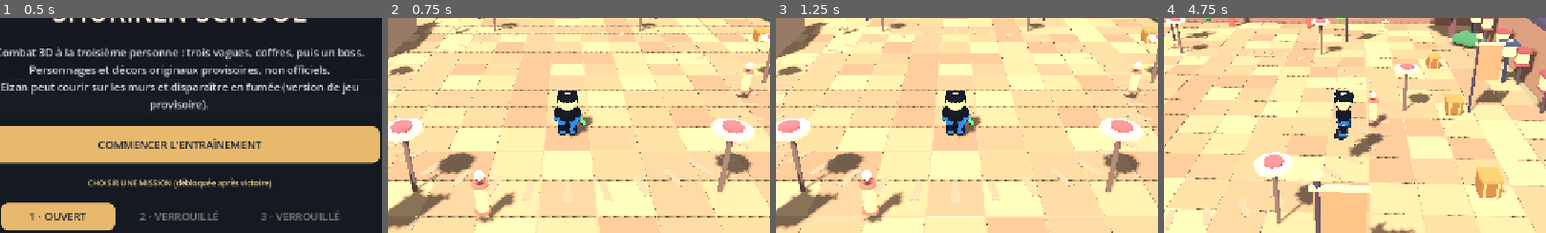
Above: before the commit, frames 1-4 (left to right).
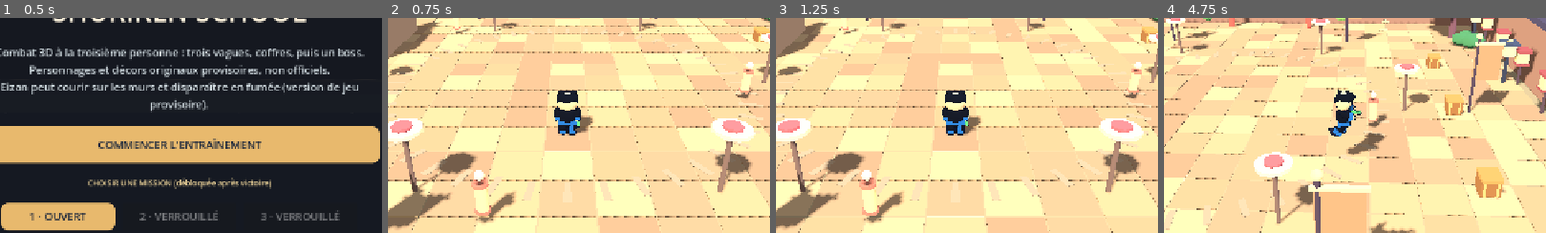
Above: after the commit, the same moments.

Repository: Elikto/shuriken-school---game
Game: Godot game, scene res://main.tscn
The game is run twice, just before and just after one commit, with the same random seed, the same clock (stepped at 60 frames per second) and the same inputs.
Inputs (mouse positions are % of the whole screen's width and height, from its top left):
- Up to frame 1 (0.5 s): no input
- Up to frame 2 (0.75 s): click "COMMENCER L'ENTRAÎNEMENT" at 0.5 s
- Up to frame 3 (1.25 s): no input
- Up to frame 4 (4.75 s): tap Enter at 1.25 s; move the mouse to (72, 45) at 1.27 s; press the mouse at (72, 45) at 1.28 s; hold D (move_right) 1.28-2 s; tap Space (action_jump) at 1.52, 4.52 s; release the mouse at (72, 45) at 2 s; drag from (30, 55) to (45, 70) at 2.02 s; move the mouse to (60, 28) at 2.77 s; hold D (move_right) 2.78-3.5 s; hold E (action_interact) 2.78-3.5 s; drag from (45, 70) to (20, 35) at 3.52 s; move the mouse to (80, 65) at 4.27 s; press the mouse at (80, 65) at 4.28 s; hold A (move_left) from 4.28 s (still down)
The pictures show only the part of the screen within x 26-76%, y 29-79%; the shares and areas given below are measured in that part.

Frame 1 is identical in both runs. In frame 2, 0.2% of the frame differs, in the area x 43-52%, y 35-56%; in frame 3, 0.2%; in frame 4, 0.7%, in the area x 43-58%, y 33-65%.

Commit message:
Add articulated cartoon character poses, animated props and smoke-test coverage

Diff:
--- a/game/scripts/art.gd
+++ b/game/scripts/art.gd
@@ -87,8 +87,8 @@
     return limb
 
 static func ninja(parent: Node3D, kind: int, opponent: bool = false, giant: bool = false) -> Node3D:
-    # Blue and black costume palette inspired by the television's costume direction.
-    # Purely original procedural silhouettes: not a licensed model or animation.
+    # Original code-generated demonstration rig. Model proportions and costumes
+    # need episode-by-episode approval before they can be called canon-faithful.
     var model := Node3D.new()
     model.name = "CartoonNinja"
     parent.add_child(model)
@@ -102,50 +102,73 @@
     if kind == 2 and not opponent:
         skin = "#aa7556"
         hair = "#111621"
-    ball(model,0.44,suit,Vector3(0,1.28,0),Vector3(0.94,1.08,0.75))
-    ball(model,0.32,suit,Vector3(0,0.86,0),Vector3(1.05,0.63,0.95))
-    box(model,Vector3(0.88,0.16,0.52),blue,Vector3(0,0.97,0))
-    box(model,Vector3(0.2,0.46,0.10),blue,Vector3(0.22,0.77,0.29),Vector3(0,0,-0.21))
-    # Distinctive oversized cartoon heads, cheeks and brow.
-    ball(model,0.41,skin,Vector3(0,1.98,0),Vector3(1.10,1.08,0.90))
-    ball(model,0.40,hair,Vector3(0,2.23,0.065),Vector3(1.19,0.43,1.04))
-    for s in [-1.0,1.0]:
-        ball(model,0.063,"#151c2c",Vector3(s*0.16,2.025,-0.36),Vector3(0.9,1.2,0.45))
-        ball(model,0.020,"#ffffff",Vector3(s*0.155,2.05,-0.389))
-        box(model,Vector3(0.18,0.030,0.048),hair,Vector3(s*0.16,2.15,-0.356),Vector3(0,0,-s*0.1))
+
+    var torso := Node3D.new()
+    torso.name = "Torso"
+    torso.position = Vector3(0,1.21,0)
+    model.add_child(torso)
+    ball(torso,0.45,suit,Vector3(0,0.03,0),Vector3(0.96,1.0,0.77))
+    ball(torso,0.31,suit,Vector3(0,-0.35,0),Vector3(1.06,0.65,0.95))
+    box(torso,Vector3(0.87,0.15,0.54),blue,Vector3(0,-0.24,0))
+    box(torso,Vector3(0.18,0.42,0.10),blue,Vector3(0.2,-0.39,0.28),Vector3(0,0,-0.21))
+
+    var head := Node3D.new()
+    head.name = "Head"
+    head.position = Vector3(0,1.99,0)
+    model.add_child(head)
+    ball(head,0.41,skin,Vector3.ZERO,Vector3(1.10,1.09,0.91))
+    ball(head,0.41,hair,Vector3(0,0.25,0.065),Vector3(1.2,0.43,1.04))
+    var eyes := Node3D.new()
+    eyes.name = "Eyes"
+    head.add_child(eyes)
+    for side in [-1.0,1.0]:
+        ball(eyes,0.061,"#151c2c",Vector3(side*0.16,0.036,-0.358),Vector3(0.85,1.2,0.44))
+        ball(eyes,0.02,"#ffffff",Vector3(side*0.155,0.067,-0.387))
+        box(head,Vector3(0.18,0.031,0.047),hair,Vector3(side*0.16,0.16,-0.352),Vector3(0,0,-side*0.10))
     if not opponent and kind == 0:
-        # Eizan: straight dark fringe and a long, glowing-green practice ruler.
-        box(model,Vector3(0.80,0.18,0.12),hair,Vector3(0,2.26,-0.31))
-        box(model,Vector3(0.13,0.65,0.13),"#56c880",Vector3(0.65,0.96,-0.20),Vector3(0,0,0.50))
+        box(head,Vector3(0.81,0.19,0.12),hair,Vector3(0,0.27,-0.30))
+    elif not opponent and kind == 1:
+        for side in [-1.0,1.0]:
+            var pigtail := Node3D.new()
+            pigtail.name = "HairL" if side < 0 else "HairR"
+            pigtail.position = Vector3(side*0.43,0.13,0.06)
+            head.add_child(pigtail)
+            ball(pigtail,0.27,hair,Vector3(side*0.12,-0.01,0),Vector3(0.96,0.93,0.98))
+            box(pigtail,Vector3(0.13,0.09,0.14),blue,Vector3(0,0,0))
+    elif not opponent and kind == 2:
+        for i in range(5):
+            var tip := ball(head,0.22,hair,Vector3(float(i-2)*0.18,0.36+float(i%2)*0.10,0.11),Vector3(0.7,1.45,0.72))
+            tip.rotation.z = float(i-2)*0.3
+    elif opponent:
+        var hat := cylinder(head,0.56,0.12,"#383045",Vector3(0,0.38,0))
+        hat.scale.z = 1.22
+
+    _moveable_limb(model,"ArmL",Vector3(-0.48,1.53,0),suit,blue,false)
+    var right_arm := _moveable_limb(model,"ArmR",Vector3(0.48,1.53,0),suit,blue,false)
+    _moveable_limb(model,"LegL",Vector3(-0.22,0.83,0),suit,blue,true)
+    _moveable_limb(model,"LegR",Vector3(0.22,0.83,0),suit,blue,true)
+    if not opponent and kind == 0:
+        # Ruler is parented to the hand pivot so it follows the attack.
+        box(right_arm,Vector3(0.13,0.72,0.12),"#56c880",Vector3(0,-0.53,-0.14),Vector3(0,0,0.38))
         for n in range(3):
-            box(model,Vector3(0.09,0.015,0.025),"#d0ffd5",Vector3(0.70+float(n)*0.12,1.12+float(n)*0.12,-0.28),Vector3(0,0,0.5))
+            box(right_arm,Vector3(0.08,0.012,0.025),"#c8fad8",
+                Vector3(0.09+float(n)*0.05,-0.62+float(n)*0.1,-0.22),Vector3(0,0,0.38))
     elif not opponent and kind == 1:
-        # Okuni: two rounded orange pigtails, blue cuffs and rope.
-        for s in [-1.0,1.0]:
-            ball(model,0.265,hair,Vector3(s*0.55,2.10,0.06),Vector3(0.93,0.9,0.96))
-            box(model,Vector3(0.12,0.09,0.14),blue,Vector3(s*0.43,2.12,0.06))
         var rope := Node3D.new()
         rope.name = "JumpRope"
-        model.add_child(rope)
-        for n in range(11):
-            var a := PI * float(n)/10.0
-            ball(rope,0.035,"#eee1c2",Vector3(cos(a)*0.73,0.63-sin(a)*0.52,-0.10))
+        right_arm.add_child(rope)
+        for n in range(17):
+            var angle := float(n)*PI/16.0
+            ball(rope,0.032,"#e3d0ac",
+                Vector3(cos(angle)*0.65,-0.64-sin(angle)*0.42,-0.12))
     elif not opponent and kind == 2:
-        # Jimmy: spiked hair and his skateboard.
-        for i in range(5):
-            var tip := ball(model,0.22,hair,Vector3(float(i-2)*0.18,2.35+float(i%2)*0.10,0.11),Vector3(0.7,1.5,0.72))
-            tip.rotation.z = float(i-2)*0.30
-        box(model,Vector3(1.30,0.08,0.46),"#256cac",Vector3(0,0.08,0.09))
-        for s in [-1.0,1.0]:
-            ball(model,0.11,"#e8ae42",Vector3(s*0.46,0.05,0.36))
-    elif opponent:
-        # Anonymous original adversary, not a canon character.
-        var hat := cylinder(model,0.56,0.10,"#383045",Vector3(0,2.38,0))
-        hat.scale.z = 1.22
-    _moveable_limb(model,"ArmL",Vector3(-0.48,1.53,0),suit,blue,false)
-    _moveable_limb(model,"ArmR",Vector3(0.48,1.53,0),suit,blue,false)
-    _moveable_limb(model,"LegL",Vector3(-0.22,0.83,0),suit,blue,true)
-    _moveable_limb(model,"LegR",Vector3(0.22,0.83,0),suit,blue,true)
+        var board := Node3D.new()
+        board.name = "Board"
+        model.add_child(board)
+        box(board,Vector3(1.28,0.08,0.45),"#256cac",Vector3(0,0.09,0.06))
+        for side in [-1.0,1.0]:
+            ball(board,0.11,"#e8ae42",Vector3(side*0.46,0.045,0.32))
+
     if giant:
         model.scale = Vector3(1.6,1.65,1.6)
         cylinder(model,0.50,0.15,"#e7b75f",Vector3(0,2.56,0))
--- /dev/null
+++ b/game/scripts/character_animator.gd
@@ -0,0 +1,117 @@
+extends RefCounted
+## Procedural expressive poses for placeholder cartoon rigs.
+## Game animation only: these poses are not claims about canonical gestures.
+## This module transforms existing named joints; it creates no geometry.
+const STATE_IDLE: StringName = &"idle"
+const STATE_RUN: StringName = &"run"
+const STATE_SKATE: StringName = &"skate"
+const STATE_JUMP: StringName = &"jump"
+const STATE_FALL: StringName = &"fall"
+const STATE_WALLRUN: StringName = &"wallrun"
+const STATE_ATTACK: StringName = &"attack"
+const STATE_DODGE: StringName = &"dodge"
+
+static func pose(model: Node3D, hero: int, state: StringName, t: float, delta: float, motion: float, combo: int = 0) -> void:
+    if not is_instance_valid(model):
+        return
+    var torso := model.get_node_or_null("Torso") as Node3D
+    var head := model.get_node_or_null("Head") as Node3D
+    var left_arm := model.get_node_or_null("ArmL") as Node3D
+    var right_arm := model.get_node_or_null("ArmR") as Node3D
+    var left_leg := model.get_node_or_null("LegL") as Node3D
+    var right_leg := model.get_node_or_null("LegR") as Node3D
+    if torso == null or head == null or left_arm == null or right_arm == null or left_leg == null or right_leg == null:
+        return
+    var weight := clampf(delta*13.0,0.0,1.0)
+    var cycle := sin(t*(14.0 if state == STATE_RUN else 9.0))
+    var locomotion := clampf(motion,0.0,1.0)
+    var swing := cycle * locomotion * 0.58 if state == STATE_RUN else 0.0
+    var torso_x := 0.04
+    var torso_z := sin(t*1.8)*0.025
+    var head_x := sin(t*1.4)*0.045
+    var left_arm_x := -swing
+    var right_arm_x := swing
+    var left_leg_x := swing
+    var right_leg_x := -swing
+    var arm_left_z := 0.06
+    var arm_right_z := -0.06
+    var board_pitch := 0.0
+
+    match state:
+        STATE_RUN:
+            torso_x = 0.13
+            head_x = -0.08
+        STATE_SKATE:
+            torso_x = 0.26
+            torso_z = sin(t*4.5)*0.13
+            left_arm_x = -0.66
+            right_arm_x = 0.39
+            left_leg_x = 0.22
+            right_leg_x = -0.31
+            arm_left_z = -0.32
+            arm_right_z = 0.37
+            board_pitch = sin(t*5.0)*0.10
+        STATE_JUMP:
+            torso_x = -0.12
+            head_x = 0.13
+            left_arm_x = -1.35
+            right_arm_x = -1.28
+            left_leg_x = 0.75
+            right_leg_x = 0.20
+        STATE_FALL:
+            torso_x = 0.15
+            left_arm_x = -0.60
+            right_arm_x = -0.60
+            left_leg_x = 0.26
+            right_leg_x = -0.14
+        STATE_WALLRUN:
+            torso_x = 0.21
+            torso_z = 0.29
+            left_arm_x = -1.02
+            right_arm_x = 0.15
+            left_leg_x = sin(t*15.0)*0.43
+            right_leg_x = -left_leg_x
+        STATE_ATTACK:
+            torso_x = 0.31
+            torso_z = -0.22 if combo%2==0 else 0.22
+            left_arm_x = -0.44
+            right_arm_x = -1.6
+            arm_right_z = -0.68 if combo%2==0 else 0.38
+            left_leg_x = 0.26
+            right_leg_x = -0.31
+        STATE_DODGE:
+            torso_x = 0.65
+            torso_z = -0.37
+            head_x = -0.2
+            left_arm_x = -1.05
+            right_arm_x = -0.83
+            left_leg_x = 0.85
+            right_leg_x = 0.32
+        _:
+            left_arm_x = sin(t*1.8)*0.045
+            right_arm_x = -left_arm_x
+
+    torso.rotation.x = lerpf(torso.rotation.x,torso_x,weight)
+    torso.rotation.z = lerpf(torso.rotation.z,torso_z,weight)
+    head.rotation.x = lerpf(head.rotation.x,head_x,weight)
+    head.rotation.z = lerpf(head.rotation.z,-torso_z*0.42,weight)
+    left_arm.rotation.x = lerpf(left_arm.rotation.x,left_arm_x,weight)
+    right_arm.rotation.x = lerpf(right_arm.rotation.x,right_arm_x,weight)
+    left_arm.rotation.z = lerpf(left_arm.rotation.z,arm_left_z,weight)
+    right_arm.rotation.z = lerpf(right_arm.rotation.z,arm_right_z,weight)
+    left_leg.rotation.x = lerpf(left_leg.rotation.x,left_leg_x,weight)
+    right_leg.rotation.x = lerpf(right_leg.rotation.x,right_leg_x,weight)
+    var head_hair := head.get_node_or_null("HairL") as Node3D
+    var other_hair := head.get_node_or_null("HairR") as Node3D
+    if head_hair != null:
+        head_hair.rotation.z = lerpf(head_hair.rotation.z,0.14*sin(t*8.0)*locomotion,weight)
+    if other_hair != null:
+        other_hair.rotation.z = lerpf(other_hair.rotation.z,-0.14*sin(t*8.0)*locomotion,weight)
+    var eyes := head.get_node_or_null("Eyes") as Node3D
+    if eyes != null:
+        # Tiny infrequent idle blink, without adding mesh animation tracks.
+        var blink := 0.10 if state == STATE_IDLE and fmod(t,4.2) > 4.06 else 1.0
+        eyes.scale.y = lerpf(eyes.scale.y,blink,weight)
+    var board := model.get_node_or_null("Board") as Node3D
+    if board != null and hero == 2:
+        board.rotation.x = lerpf(board.rotation.x,board_pitch,weight)
--- a/game/scripts/player.gd
+++ b/game/scripts/player.gd
@@ -7,6 +7,7 @@
 signal died
 
 const Art = preload("res://scripts/art.gd")
+const Animator = preload("res://scripts/character_animator.gd")
 const RUN_SPEED := 8.0
 const JUMP_SPEED := 10.0
 const GRAVITY := 23.0
@@ -27,6 +28,8 @@
 var wall_run_left := 0.0
 var smoke_timer := 0.0
 var visual: Node3D
+var character_rig: Node3D
+var animation_state: StringName = &"idle"
 var camera: Camera3D
 var camera_yaw := 0.0
 var camera_pitch := 0.20
@@ -84,7 +87,8 @@
 func _rebuild_character() -> void:
     for n in visual.get_children():
         n.queue_free()
-    Art.ninja(visual, hero_index)
+    character_rig = Art.ninja(visual, hero_index)
+    animation_state = Animator.STATE_IDLE
 
 func _physics_process(delta: float) -> void:
     if health <= 0:
@@ -135,20 +139,21 @@
     _update_camera(delta)
 
 func _animate_character(motion: float, delta: float) -> void:
-    if visual.get_child_count() == 0:
-        return
-    var rig: Node = visual.get_child(visual.get_child_count()-1)
-    if not is_instance_valid(rig):
-        return
-    var stride := sin(_time * (12.0 if dash_timer <= 0.0 else 19.0)) * clampf(motion / RUN_SPEED,0.0,1.0) * 0.52
-    for name in ["LegL","LegR","ArmL","ArmR"]:
-        var bone := rig.get_node_or_null(name) as Node3D
-        if bone == null:
-            continue
-        var sign := -1.0 if name.ends_with("L") else 1.0
-        if name.begins_with("Arm"):
-            sign *= -1.0
-        bone.rotation.x = lerpf(bone.rotation.x,stride*sign,clampf(delta*13.0,0,1))
+    if not is_instance_valid(character_rig):
+        return
+    var intended := Animator.STATE_IDLE
+    if dash_timer > 0.0:
+        intended = Animator.STATE_DODGE
+    elif swing_time > 0.0:
+        intended = Animator.STATE_ATTACK
+    elif hero_index == 0 and not is_on_floor() and is_on_wall() and wall_run_left > 0.0:
+        intended = Animator.STATE_WALLRUN
+    elif not is_on_floor():
+        intended = Animator.STATE_JUMP if velocity.y > 0.0 else Animator.STATE_FALL
+    elif motion > 0.12:
+        intended = Animator.STATE_SKATE if hero_index == 2 else Animator.STATE_RUN
+    animation_state = intended
+    Animator.pose(character_rig,hero_index,intended,_time,delta,motion,combo_count)
 
 func _update_camera(delta: float) -> void:
     if camera == null or not is_instance_valid(camera) or not camera.is_inside_tree():
--- a/game/tests/smoke.gd
+++ b/game/tests/smoke.gd
@@ -12,6 +12,10 @@
     else:
         failures += 1
         push_error("FAIL: "+label)
+
+func Animator_pose_skate(rig: Node3D) -> void:
+    var animator = load("res://scripts/character_animator.gd")
+    animator.pose(rig,2,&"skate",0.75,1.0,1.0)
 
 func _run() -> void:
     var profile_path := "user://smoke_campaign_profile.json"
@@ -47,10 +51,21 @@
     check(world.waiting_spawns == 5,"first wave requires 5 foes")
 
     world.player.select_hero(0)
+    check(world.player.character_rig.has_node("Torso") and world.player.character_rig.has_node("Head"),"articulated cartoon torso and head")
+    check(world.player.character_rig.has_node("ArmR") and world.player.character_rig.has_node("LegL"),"character arms and legs are independent pivots")
+    world.player._animate_character(1.0,0.14)
+    check(world.player.animation_state is StringName,"character animation state exposed for tests")
     world.player.perform_skill()
     check(world.player.smoke_timer > 0.0,"Eizan smoke special")
     world.player.select_hero(2)
     check(world.player.hero_index == 2 and world.player.smoke_timer == 0.0,"hero switch cancels concealment")
+    check(world.player.character_rig.has_node("Board"),"Jimmy has skateboard pivot")
+    var board = world.player.character_rig.get_node("Board")
+    Animator_pose_skate(world.player.character_rig)
+    check(absf(board.rotation.x)>0.001,"Jimmy skateboard tilts while skating")
+    world.player.select_hero(1)
+    check(world.player.character_rig.has_node("ArmR/JumpRope"),"Okuni rope is attached to her animated hand")
+    world.player.select_hero(2)
     world.player.perform_attack()
     check(world.player.combo_count == 1,"combo first hit")
     world.player.attack_timer = 0.0
Not shown, added: docs/ANIMATION_PROCEDURALE.md
